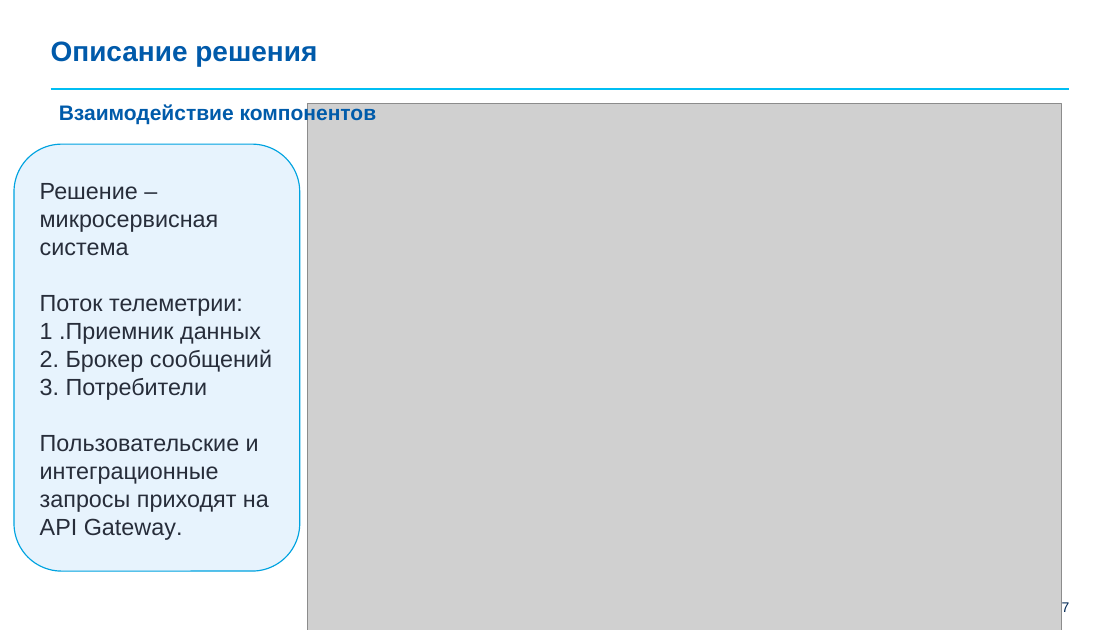
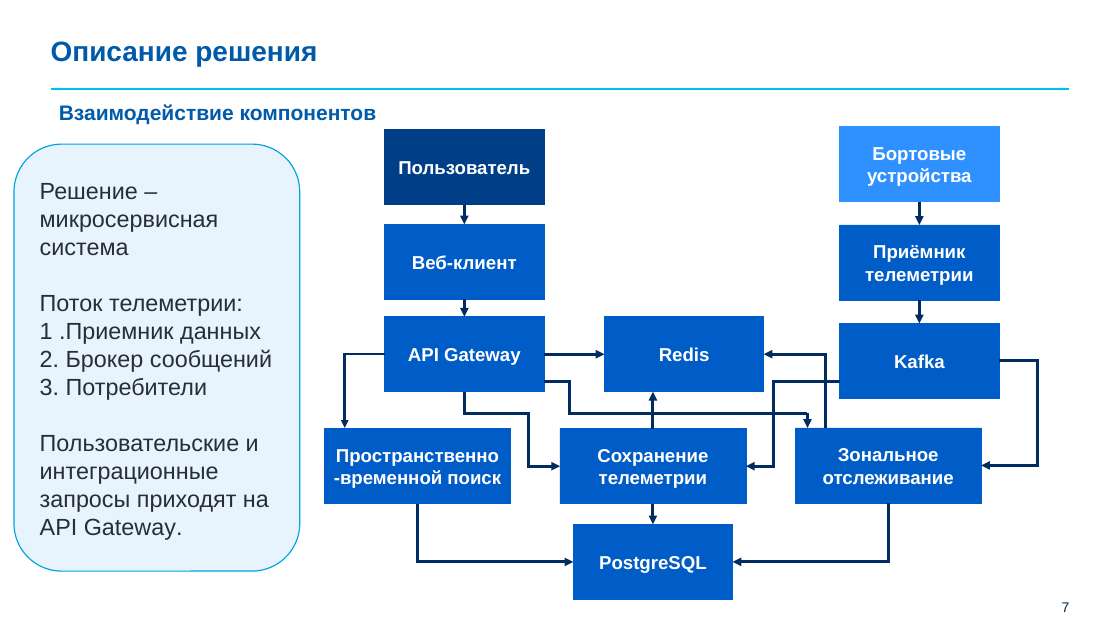
Before and after one commit to maxi7665/VKR, a slide deck: slide 7 of BystrovMD_4131z_Presentation.pptx. Drawn at 1120x630 pixels with LibreOffice and Linux fonts; fonts in the diff are those of the drawing; grey boxes stand for pictures; background and template pictures are left out. Boxes give left, top, right and bottom in pixels: in the first picture for what was removed or moved away, otherwise in the second. Text is boxed around its words. In the diff, an @@ line names an element or a change of style, - is before the commit and + after.

```diff
--- a/BystrovMD_4131z_Presentation.pptx
+++ b/BystrovMD_4131z_Presentation.pptx
@@ picture removed at [308,103,1062,630] @@
@@ rectangle added at [385,129,544,204], fill #003F89, outline #003F89 0.5 pt, 16 pt, text #FFFFFF, bold @@
+Пользователь
@@ rectangle added at [840,127,1000,202], fill #3090FF, outline #3090FF 0.5 pt, 16 pt, text #FFFFFF, bold @@
+Бортовые устройства
@@ arrow added from (465, 205) to (465, 224), #002C5F 2.5 pt @@
@@ arrow added from (920, 202) to (920, 225), #002C5F 2.5 pt @@
@@ rectangle added at [385,224,544,299], fill #005CC7, outline #005CC7 0.5 pt, 16 pt, text #FFFFFF, bold @@
+Веб-клиент
@@ rectangle added at [840,225,1000,300], fill #005CC7, outline #005CC7 0.5 pt, 16 pt, text #FFFFFF, bold @@
+Приёмник телеметрии
@@ arrow added from (465, 299) to (465, 317), #002C5F 2.5 pt @@
@@ rectangle added at [385,317,544,392], fill #005CC7, outline #005CC7 0.5 pt, 16 pt, text #FFFFFF, bold @@
+API Gateway
@@ rectangle added at [605,317,765,392], fill #005CC7, outline #005CC7 0.5 pt, 16 pt, text #FFFFFF, bold @@
+Redis
@@ rectangle added at [840,323,1000,398], fill #005CC7, outline #005CC7 0.5 pt, 16 pt, text #FFFFFF, bold @@
+Kafka
@@ arrow added from (920, 300) to (920, 323), #002C5F 2.5 pt @@
@@ elbow arrow added from (385, 355) to (344, 428), #002C5F 2.25 pt @@
@@ arrow added from (544, 355) to (605, 355), #002C5F 2.5 pt @@
@@ elbow arrow added from (826, 428) to (764, 355), #002C5F 2.5 pt @@
@@ elbow line added from (544, 382) to (653, 413), #002C5F 2.5 pt @@
@@ elbow arrow added from (840, 382) to (746, 466), #002C5F 2.5 pt @@
@@ elbow arrow added from (999, 361) to (981, 465), #002C5F 2.5 pt @@
@@ elbow line added from (465, 392) to (530, 413), #002C5F 2.5 pt @@
@@ elbow arrow added from (528, 413) to (560, 466), #002C5F 2.5 pt @@
@@ line added from (650, 413) to (807, 413), #002C5F 2.5 pt @@
@@ arrow added from (653, 429) to (653, 392), #002C5F 2.5 pt @@
@@ arrow added from (807, 413) to (807, 428), #002C5F 2.5 pt @@
@@ rectangle added at [325,429,511,503], fill #005CC7, outline #005CC7 0.5 pt, 16 pt, text #FFFFFF, bold @@
+Пространственно-временной поиск
@@ rectangle added at [560,429,746,503], fill #005CC7, outline #005CC7 0.5 pt, 16 pt, text #FFFFFF, bold @@
+Сохранение телеметрии
@@ rectangle added at [796,428,981,502], fill #005CC7, outline #005CC7 0.5 pt, 16 pt, text #FFFFFF, bold @@
+Зональное отслеживание
@@ elbow arrow added from (418, 504) to (573, 562), #002C5F 2.5 pt @@
@@ arrow added from (653, 504) to (653, 524), #002C5F 2.5 pt @@
@@ elbow arrow added from (888, 503) to (733, 562), #002C5F 2.5 pt @@
@@ rectangle added at [573,524,733,599], fill #005CC7, outline #005CC7 0.5 pt, 16 pt, text #FFFFFF, bold @@
+PostgreSQL
```
Also in this commit, not shown: 5 other slides changed, 1 slide added, 4 other files.
